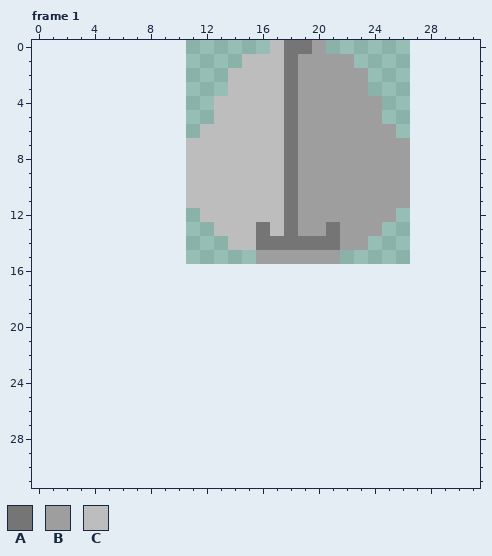
File history of a pixel-art file, assets/sprites/mouse.aseprite. The picture above is the old version.
16x16 pixels, 2 frames. Shown: frame 1. The old version is drawn lined up with the new one, on the new canvas. The commit also changed other frames, which this record leaves out.
Palette (. is transparent): A #757575  B #9e9e9e  C #bdbdbd
Pixels before, frame 1, first column x 11:
 0 ......CAAB......
 1 ....CCCABBBB....
 2 ...CCCCABBBBB...
 3 ...CCCCABBBBB...
 4 ..CCCCCABBBBBB..
 5 ..CCCCCABBBBBB..
 6 .CCCCCCABBBBBBB.
 7 CCCCCCCABBBBBBBB
 8 CCCCCCCABBBBBBBB
 9 CCCCCCCABBBBBBBB
10 CCCCCCCABBBBBBBB
11 CCCCCCCABBBBBBBB
12 .CCCCCCABBBBBBB.
13 ..CCCACABBABBB..
14 ...CCAAAAAABB...
15 .....BBBBBB.....
New version:
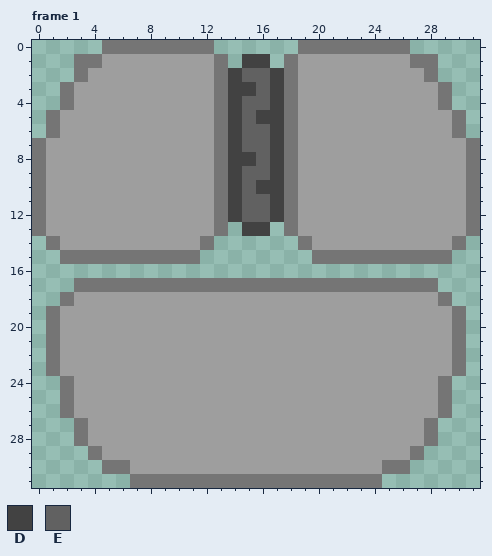
Colours new in this view: D #424242  E #616161
From old to new:
canvas 16x16 -> 32x32, the old top-left corner now at 11,0
Frame 1:
There is now colour A in row 0 at x 5 to 12 and 21 to 26; in row 1 at x 3 to 4, 13 and 27 to 28; in row 2 at x 3, 13 and 28; in row 3 at x 2, 13 and 29; in row 4 at x 2 and 29; in rows 5 to 6 at x 1 and 30.
There is now colour A in rows 7 to 13 at x 0 and 31; in row 14 at x 1, 12 and 30; in row 15 at x 2 to 11 and 22 to 29; in row 17 at x 3 to 28; in row 18 at x 2 and 29; in rows 19 to 23 at x 1 and 30.
There is now colour A in rows 24 to 26 at x 2 and 29; in rows 27 to 28 at x 3 and 28; in row 29 at x 4 and 27; in row 30 at x 5 to 6 and 25 to 26; in row 31 at x 7 to 24.
The edit turns colour B into colour A in row 0 at x 20; in row 15 at x 20 to 21.
The edit turns colour C into colour A in rows 4 to 13 at x 13.
There is now colour B in row 1 at x 5 to 12 and 23 to 26; in row 2 at x 4 to 12 and 24 to 27; in row 3 at x 3 to 12 and 24 to 28; in row 4 at x 3 to 12 and 25 to 28; in row 5 at x 2 to 12 and 25 to 29; in row 6 at x 2 to 11 and 26 to 29.
There is now colour B in rows 7 to 11 at x 1 to 10 and 27 to 30; in row 12 at x 1 to 11 and 26 to 30; in row 13 at x 1 to 12 and 25 to 30; in row 14 at x 2 to 11 and 24 to 29; in row 18 at x 3 to 28; in rows 19 to 23 at x 2 to 29.
There is now colour B in rows 24 to 26 at x 3 to 28; in rows 27 to 28 at x 4 to 27; in row 29 at x 5 to 26; in row 30 at x 7 to 24.
The edit turns colour A into colour B in row 13 at x 21; in row 14 at x 20 to 21.
The edit turns colour C into colour B in row 6 at x 12; in rows 7 to 11 at x 11 to 12; in row 12 at x 12.
The edit turns colour A into colour D in row 13 at x 16.
The edit turns colour C into colour D in row 1 at x 15 to 16; in row 2 at x 14 and 17; in row 3 at x 14 to 15 and 17; in row 4 at x 14 and 17; in row 5 at x 14 and 16 to 17; in rows 6 to 7 at x 14 and 17.
The edit turns colour C into colour D in row 8 at x 14 to 15 and 17; in row 9 at x 14 and 17; in row 10 at x 14 and 16 to 17; in rows 11 to 12 at x 14 and 17; in row 13 at x 15.
The edit turns colour C into colour E in row 2 at x 15 to 16; in row 3 at x 16; in row 4 at x 15 to 16; in row 5 at x 15; in rows 6 to 7 at x 15 to 16; in row 8 at x 16.
The edit turns colour C into colour E in row 9 at x 15 to 16; in row 10 at x 15; in rows 11 to 12 at x 15 to 16.
Colour A is gone in row 0 at x 18; in row 14 at x 16 to 18.
Colour B is gone in row 15 at x 16 to 19.
Colour C is gone in rows 0 to 1 at x 17; in row 13 at x 14 and 17; in row 14 at x 14 to 15.
Pixel boxes of the changes (left, top, right, bottom) in both pictures:
changed: (32, 40, 480, 488)
